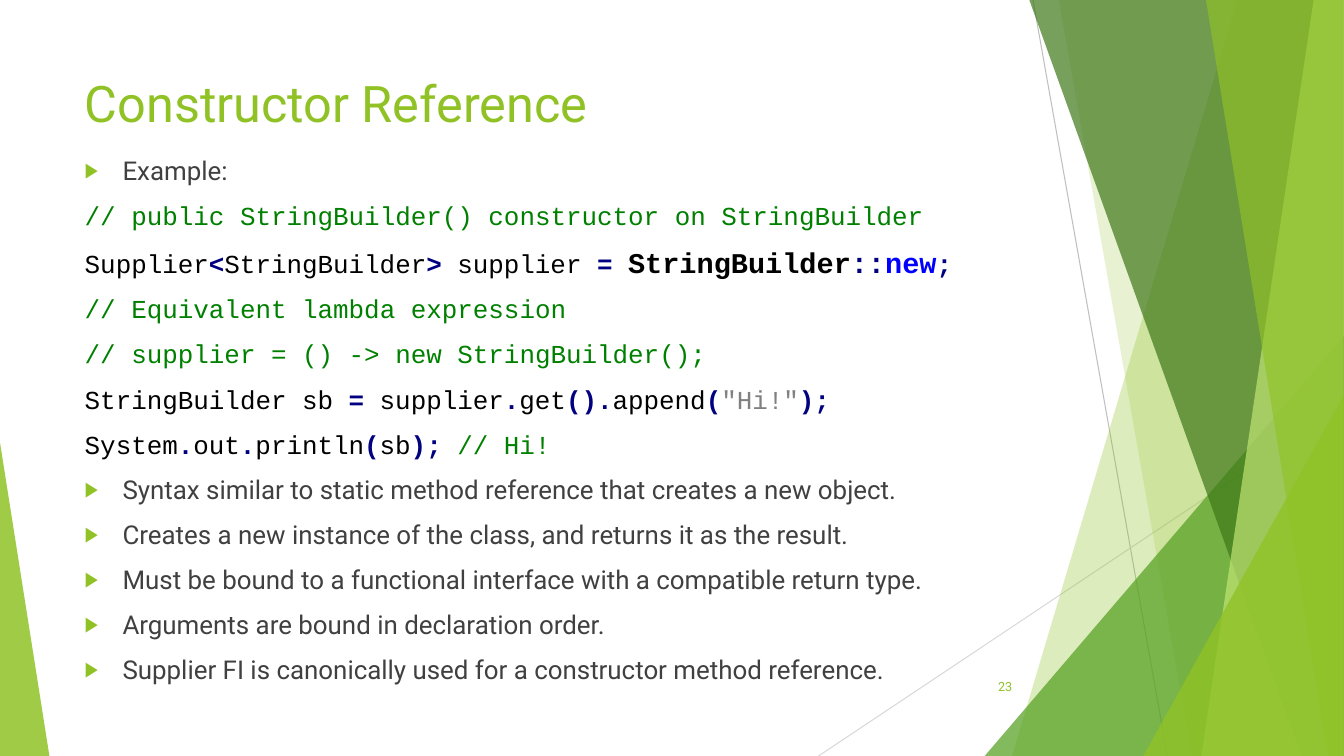
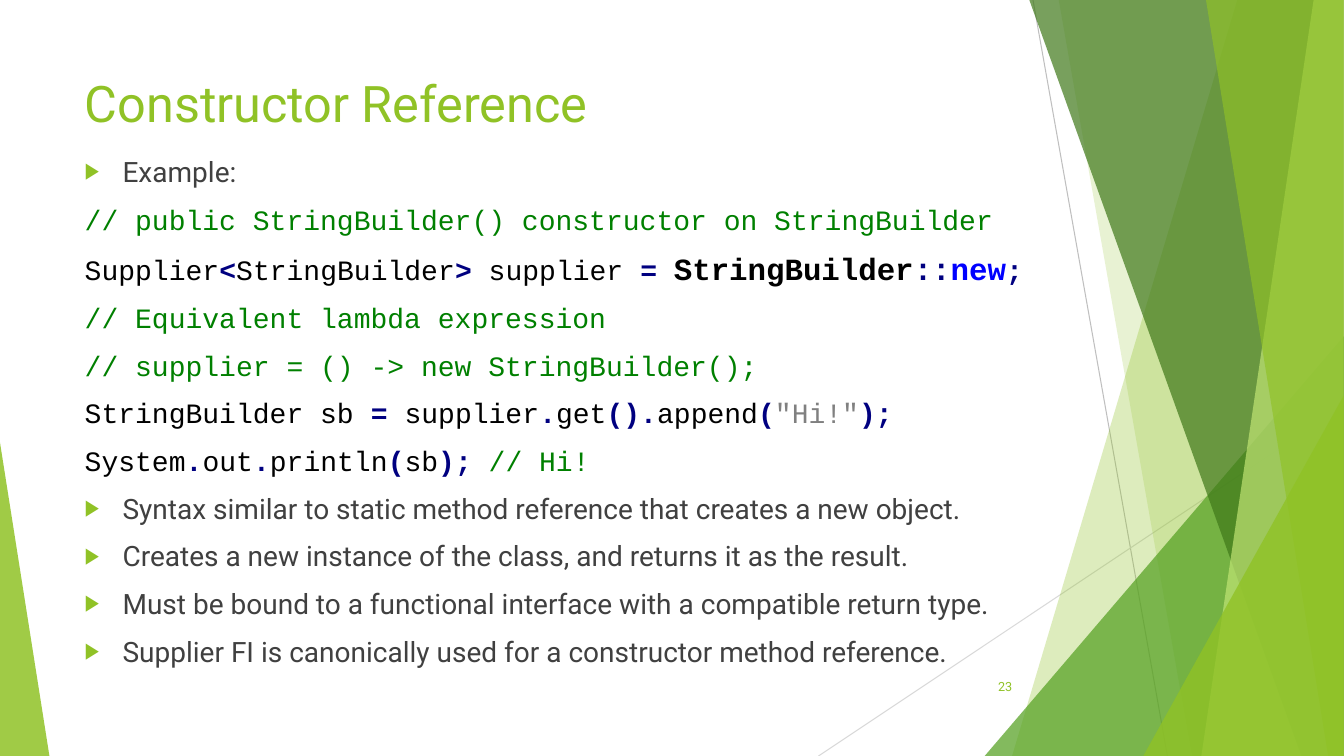
Before and after one commit to RichardRoda/2017-CodePaLOUsa-Lambda, a slide deck: slide 23 of Learning to Love the Lambda in the Stream.pptx. Drawn at 1344x756 pixels with LibreOffice and Linux fonts; fonts in the diff are those of the drawing. Boxes give left, top, right and bottom in pixels: in the first picture for what was removed or moved away, otherwise in the second. Text is boxed around its words. In the diff, an @@ line names an element or a change of style, - is before the commit and + after.

```diff
--- a/Learning to Love the Lambda in the Stream.pptx
+++ b/Learning to Love the Lambda in the Stream.pptx
@@ text "Example:" at box(85, 161, 1006, 668): size 18.5 to 20 pt; size 20.4 to 22 pt in "StringBuilder::new;" @@
@@ text at box(123, 614, 605, 640): paragraph removed @@
-▶ Arguments are bound in declaration order.
```
Also in this commit, not shown: 9 other slides changed, 5 slides added, 1 slide removed, 1 other file.
